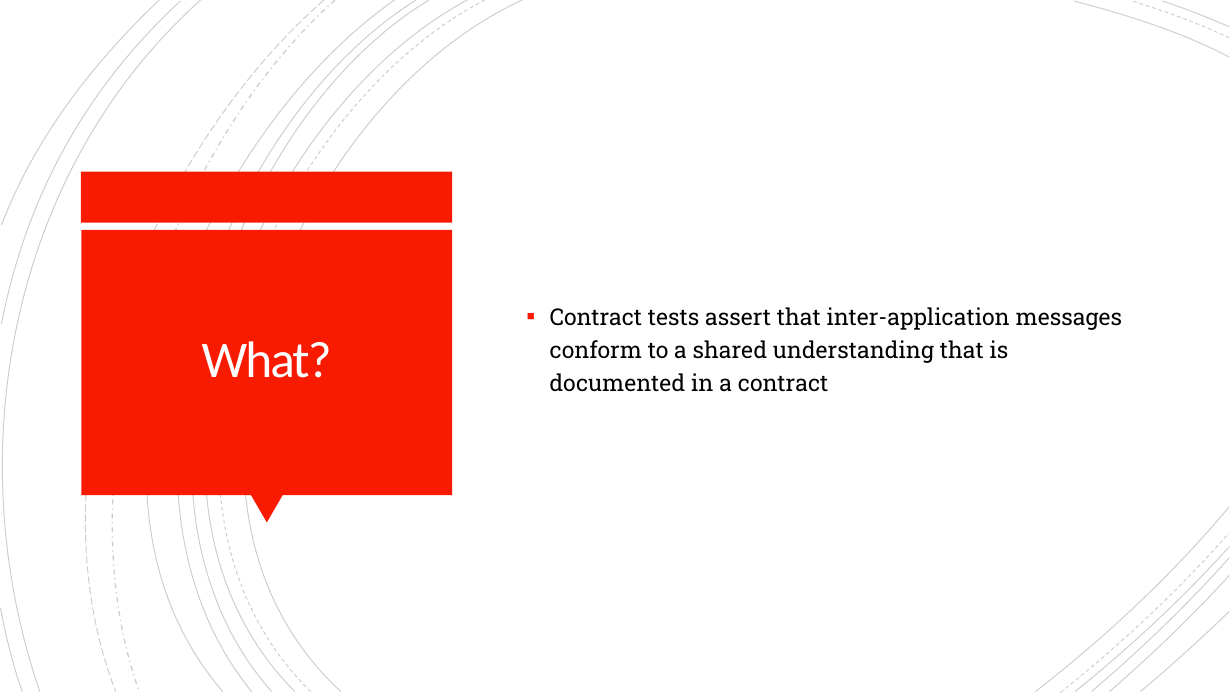
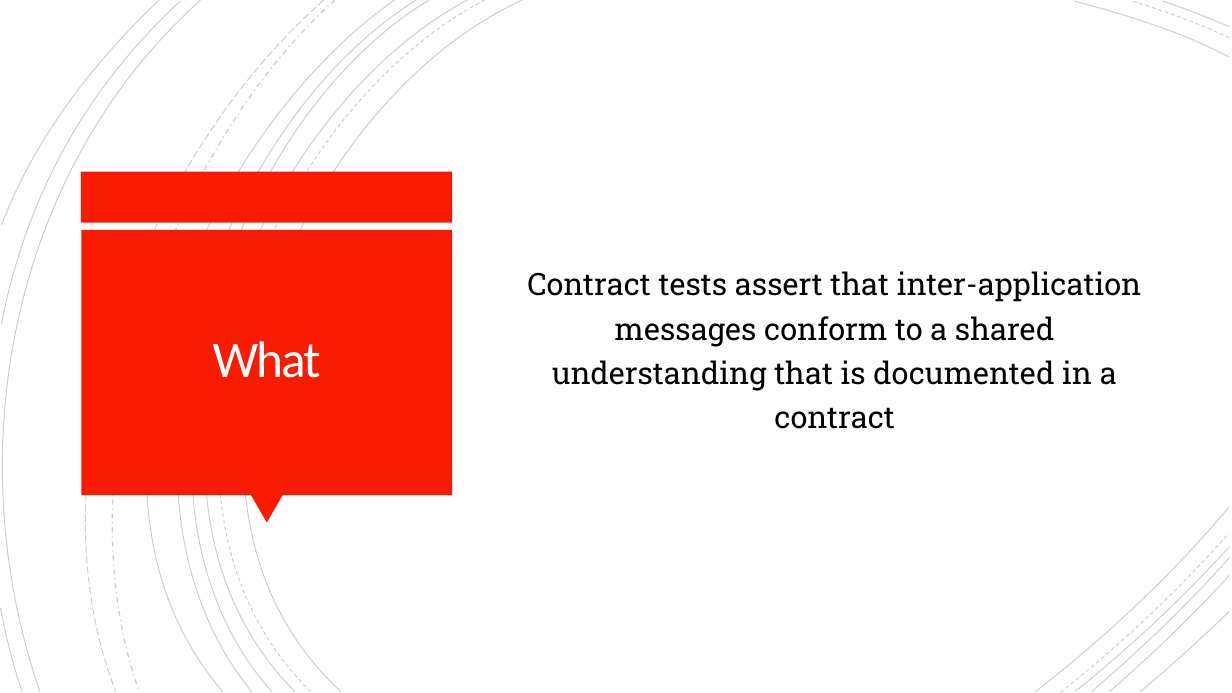
Before and after one commit to gigapr/Presentations, a slide deck: slide 2 of ConsumerDrivenContract.pptx. Drawn at 1232x693 pixels with LibreOffice and Linux fonts; fonts in the diff are those of the drawing. Boxes give left, top, right and bottom in pixels: in the first picture for what was removed or moved away, otherwise in the second. Text is boxed around its words. In the diff, an @@ line names an element or a change of style, - is before the commit and + after.

Commit message:
Updated presentation on ConsumerDriven contract

```diff
--- a/ConsumerDrivenContract.pptx
+++ b/ConsumerDrivenContract.pptx
@@ text "Contract tests assert that inter-application ..." at [527, 271, 1142, 429]: size 18 to 24 pt; alignment left to centre; bullet ▪ to none @@
@@ title at [213, 341, 321, 378]: text changed @@
-What?
+What
```
Also in this commit, not shown: 2 other slides changed, 6 slides added.
